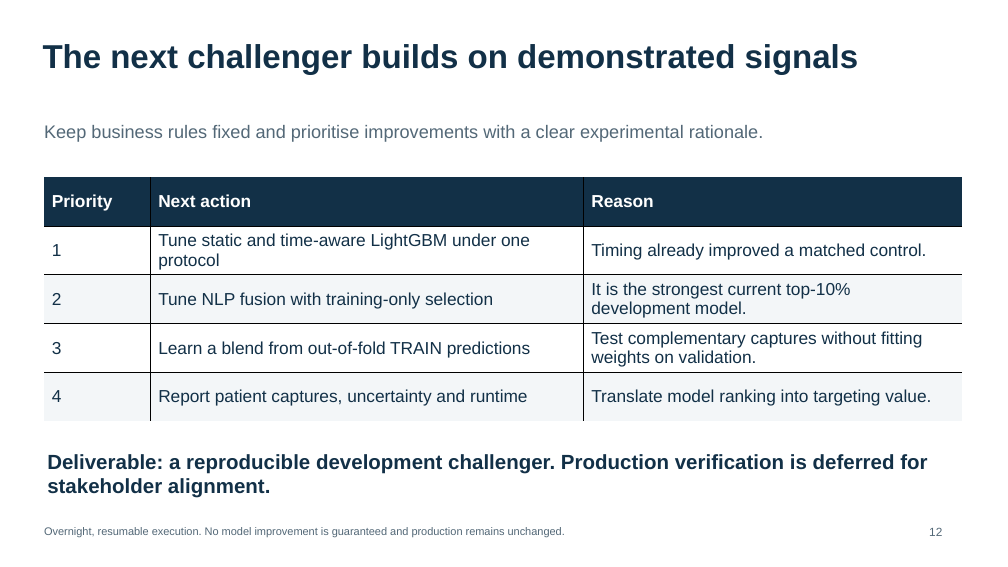
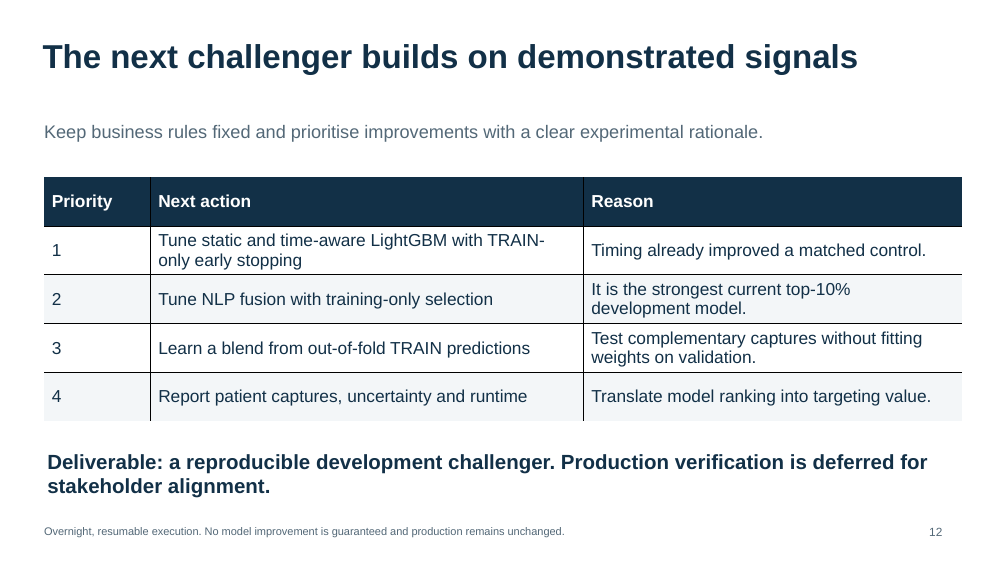
Before and after one commit to prkharr/tak861-transformer-evaluation, a slide deck: slide 12 of notebooks/expanded cohort/TAK861_Progress_20261120.pptx. Drawn at 1008x567 pixels with LibreOffice and Linux fonts; fonts in the diff are those of the drawing. Boxes give left, top, right and bottom in pixels: in the first picture for what was removed or moved away, otherwise in the second. Text is boxed around its words. In the diff, an @@ line names an element or a change of style, - is before the commit and + after.

```diff
--- a/notebooks/expanded cohort/TAK861_Progress_20261120.pptx
+++ b/notebooks/expanded cohort/TAK861_Progress_20261120.pptx
@@ table at box(44, 177, 962, 421) @@
-row 2, column 2: Tune static and time-aware LightGBM under one protocol
+row 2, column 2: Tune static and time-aware LightGBM with TRAIN-only early stopping
```
Also in this commit, not shown: 6 other slides changed, 3 other files.
